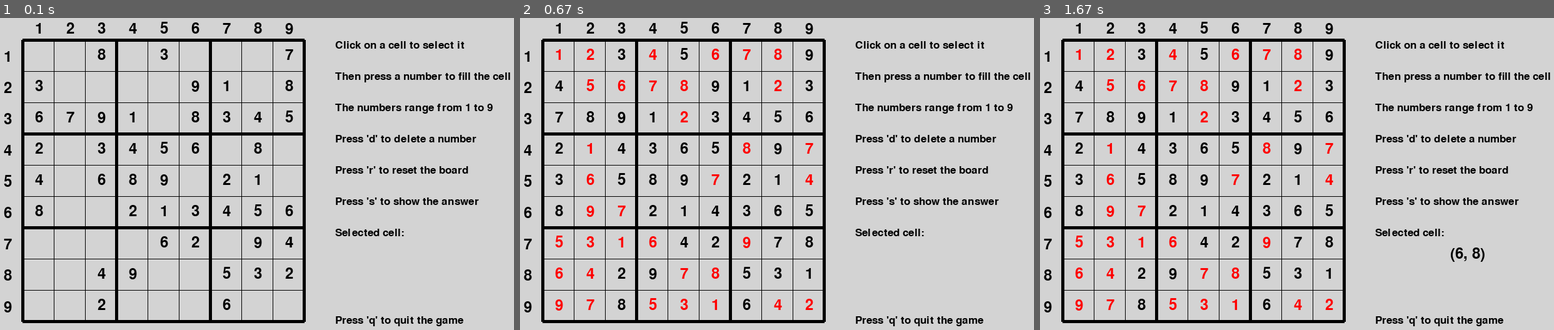
Above: before the commit, frames 1-3 (left to right).
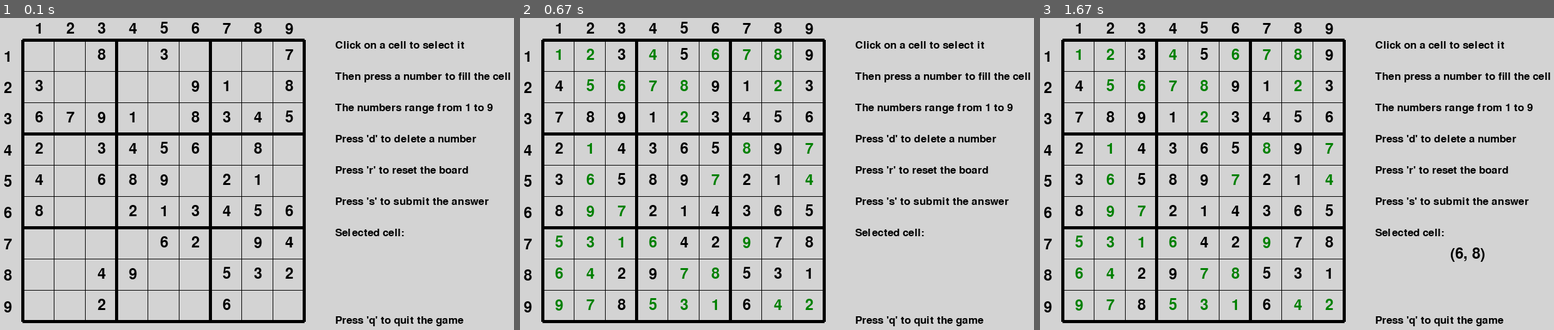
Above: after the commit, the same moments.

Repository: Juhasen/PyGame-Sudoku
Game: pygame game, started from game.py
Two runs of this game, one before a commit and one after it. Both use one fixed random seed, a clock stepped at 60 frames per second and the inputs below.
Inputs (mouse positions are in pixels of both pictures, inside the frame that each line leads up to):
- Up to frame 1 (0.1 s): no input
- Up to frame 2 (0.67 s): tap S at 0.33 s
- Up to frame 3 (1.67 s): click (1302, 202) at 0.72 s

The runs differ from the first frame. In frame 1, 0.2% of the frame differs, in the area x 77-96%, y 57-60%; in frame 2, 1.4%, in the area x 6-96%, y 9-94%; in frame 3, 1.4%.

Commit message:
Added (draw_win) function

Diff:
--- a/render.py
+++ b/render.py
@@ -28,20 +28,15 @@
     font = pygame.font.Font(None, 36)
 
     black = (0, 0, 0)
-    red = (255, 0, 0)
-    green = (50, 205, 50)
+    green = (0, 128, 0)
 
     for i in range(0, 9):
         for j in range(0, 9):
-            correct = validate_number(board, i, j, board[i][j])
-            if (i, j) not in ungenerated_cells:  # if the cell is generated, draw black number
+            if (i, j) not in ungenerated_cells:
                 text = font.render(str(board[i][j]), True, black)
                 screen.blit(text, (70 + j * 50, 62 + i * 50))
-            elif board[i][j] != 0 and correct:
+            elif board[i][j] != 0:
                 text = font.render(str(board[i][j]), True, green)
-                screen.blit(text, (70 + j * 50, 62 + i * 50))
-            elif board[i][j] != 0 and not correct:
-                text = font.render(str(board[i][j]), True, red)
                 screen.blit(text, (70 + j * 50, 62 + i * 50))
 
 
@@ -68,7 +63,7 @@
     range1_9 = font.render("The numbers range from 1 to 9", True, (0, 0, 0))
     delete = font.render("Press 'd' to delete a number", True, (0, 0, 0))
     reset = font.render("Press 'r' to reset the board", True, (0, 0, 0))
-    solve = font.render("Press 's' to show the answer", True, (0, 0, 0))
+    solve = font.render("Press 's' to submit the answer", True, (0, 0, 0))
     cell = font.render("Selected cell:", True, (0, 0, 0))
     quit_app = font.render("Press 'q' to quit the game", True, (0, 0, 0))
     screen.blit(click, (550, 50))
@@ -81,6 +76,24 @@
     screen.blit(quit_app, (550, 490))
 
 
+def draw_win(screen, how_many_errors, wrong_cells):
+    font = pygame.font.Font(None, 32)
+    color = (0, 0, 0)
+    if how_many_errors == 0:
+        color = (0, 128 , 0)
+        text = font.render(f"You won!", True, color)
+        screen.blit(text, (550, 420))
+    else:
+        color = (255, 0, 0)
+        text = font.render(f"You lost! There are {how_many_errors} errors", True, color)
+        screen.blit(text, (550, 420))
+        for cell in wrong_cells:
+            pygame.draw.rect(screen, (255, 0, 0), (54 + cell[1] * 50, 54 + cell[0] * 50, 43, 43), 1)
+
+    text = font.render("Press 'r' to reset the board", True, color)
+    screen.blit(text, (550, 450))
+
+
 def clear_screen(screen):
     screen.fill((211, 211, 211))
     draw_board(screen)
